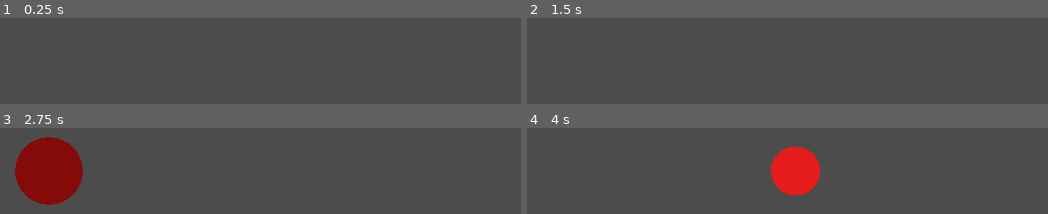
Above: before the commit, frames 1-4 (two rows, left to right).
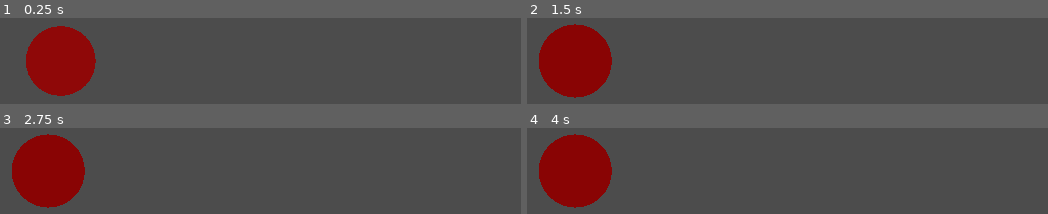
Above: after the commit, the same moments.

Repository: EdGeber/ProtoSoundViz
Game: Godot game, scene res://src/global/photism/photism.tscn
Same seed, same stepped clock (60 frames per second), same inputs: the game is played once before the commit and once after it. The project has no main scene, so this scene is started directly.
Inputs:
- Up to frame 1 (0.25 s): no input
- Up to frame 2 (1.5 s): tap Enter at 1.25 s
- Up to frame 3 (2.75 s): no input
- Up to frame 4 (4 s): no input

The runs differ from the first frame. In frame 1, 8.5% of the frame differs, in the area x 4-19%, y 9-91%; in frame 2, 9.3%; in frame 3, 1.4%; in frame 4, 14%, in the area x 2-57%, y 6-94%.

Commit message:
Partially implement the animation scene

Diff:
--- a/src/global/bezier/bezier.gd
+++ b/src/global/bezier/bezier.gd
@@ -73,6 +73,7 @@
 		closest_dist = curr_dist
 		closest_pabs = curr_pabs
 
+	last_closest_pabs_index = closest_pabs_index
 	if x < closest_pabs[1]:
 		return closest_pabs_index-1
 	return closest_pabs_index
--- a/src/global/photism/photism.gd
+++ b/src/global/photism/photism.gd
@@ -1,6 +1,8 @@
 extends Node2D
 
 const epsilon: = 1e-1
+
+var i = 1
 
 var testing: = false
 var colorPallet:= {
@@ -10,19 +12,21 @@
 	"3": [Color(255, 255, 0), 0.3], #Amarelo
 	"4": [Color(200, 162, 200), 0.4] #Lilas
 }
-
 var lifetime: = 0.0
-var soundIntensity: float
+var soundIntensity: float = 0
 var soundPitch: float
 var soundTimbre: String = "0"
 var radius: float
 var baseColor: Color
 var color: Color
 var rel_pos: Vector2
+var timestamp: int = 0
 # the values taken by the curve are assumed to be between 0 and 1
 export(PoolVector2Array) var intensity_control_points: = PoolVector2Array()
 export(PoolVector2Array) var pitch_control_points: = PoolVector2Array()
 export(float, 1, 100) var radiusScaler: = 50.0
+
+var maxLifetime: float
 
 var intensBezier: Bezier
 var pitchBezier: Bezier
@@ -49,17 +53,28 @@
 	intensity_control_points: = self.intensity_control_points,
 	pitch_control_points: = self.pitch_control_points,
 	soundTimbre: String = self.soundTimbre,
-	radiusScaler: float = self.radiusScaler):
+	radiusScaler: float = self.radiusScaler,
+	timestamp: int = self.timestamp):
 
 	self.intensBezier = Bezier.new(intensity_control_points)
 	self.pitchBezier = Bezier.new(pitch_control_points)
 	self.radiusScaler = radiusScaler
 	self.setYColor(soundTimbre)
+	self.timestamp = timestamp
+
+	var num_intens_points: int = intensity_control_points.size() - 1
+	var max_intens_x: float = intensity_control_points[num_intens_points].x
+
+	var num_pitch_points: int = pitch_control_points.size() - 1
+	var max_pitch_x: float =  intensity_control_points[num_pitch_points].x
+	self.maxLifetime = min(max_intens_x, max_pitch_x)
+
 	initialized = true
 	return self
 
 func updateLifetime(delta: float):
 	lifetime += delta
+	lifetime = min(maxLifetime, lifetime)
 
 func updateSoundIntensity():
 	var i: = intensBezier.function(lifetime)
@@ -88,27 +103,24 @@
 	if not initialized:
 		testing = true
 		initialize()
-	if testing:
-		set_physics_process(false)
-		yield(get_tree().create_timer(1.5), "timeout")
-		set_physics_process(true)
+	set_physics_process(false)
+	yield(get_tree().create_timer(timestamp), "timeout")
+	set_physics_process(true)
 
 func _draw():
 	var abs_pos: = getAbsolutePosition()
 	draw_circle(abs_pos, radius, color)
 
 func _physics_process(delta):
-	updateLifetime(delta)
+	if soundIntensity < 0:
+		call_deferred("queue_free")
+		set_physics_process(false)
+		return
 
 	updateSoundIntensity()
 	updateSoundPitch()
-
 	updateRadius()
 	updateColor()
 	updateRelativePosition()
-
-	if soundIntensity < 0:
-		call_deferred("queue_free")
-		set_physics_process(false)
-	else:
-		update()
+	updateLifetime(delta)
+	update()
